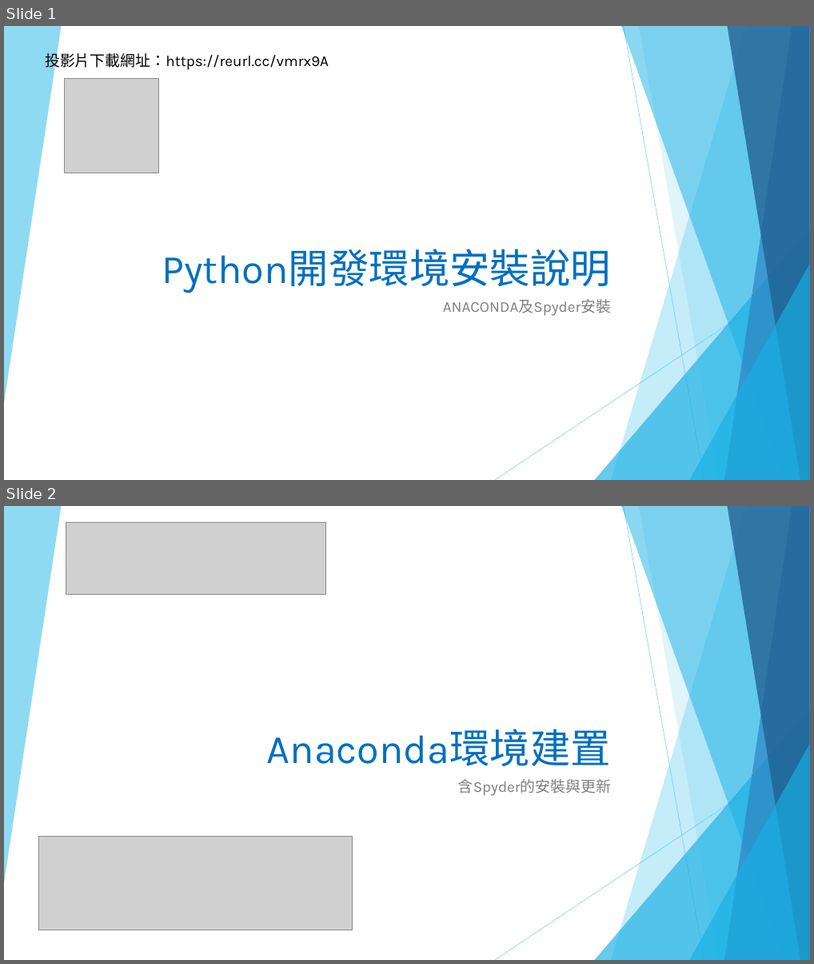
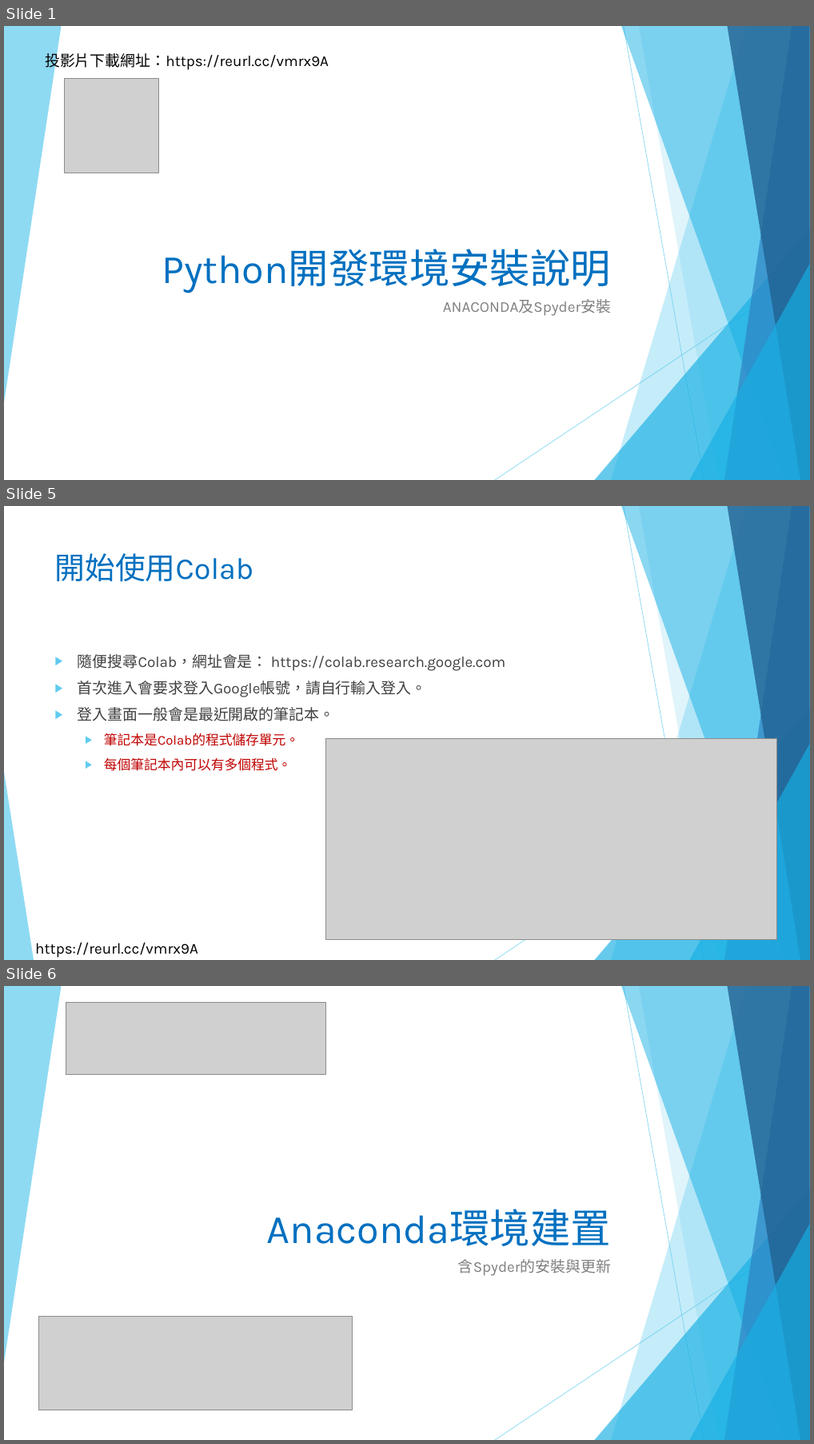
Before and after one commit to liulawsi/My_PPTs, a slide deck: LCC/Python/00c_Anaconda與Spyder環境建置.pptx. Shown one above the other, each under a label of ours: slides 1 and 2 before the commit, slides 1, 5 and 6 after it; the slides between them are not shown. The pictures are 814x964 and 814x1444 pixels, drawn with LibreOffice and Linux fonts; fonts in the diff are those of the drawing; grey boxes stand for pictures; background and template pictures are left out. Boxes give left, top, right and bottom in pixels: in the first picture for what was removed or moved away, otherwise in the second. Text is boxed around its words. In the diff, an @@ line names an element or a change of style, - is before the commit and + after.

```diff
--- a/LCC/Python/00c_Anaconda與Spyder環境建置.pptx
+++ b/LCC/Python/00c_Anaconda與Spyder環境建置.pptx
@@ slide 5 added at <box>4,506,810,960</box>, background #FFFFFF; not listed: 9 template elements that a slide beside it also shows @@
@@ title added at <box>55,553,254,582</box>, 36 pt, text #0070C0 @@
+開始使用Colab
@@ text added at <box>78,654,506,771</box>, 18 pt, text #404040 @@
+▶ 隨便搜尋Colab，網址會是： https://colab.research.google.com
+▶ 首次進入會要求登入Google帳號，請自行輸入登入。
+▶ 登入畫面一般會是最近開啟的筆記本。
+  ▶ 筆記本是Colab的程式儲存單元。
+  ▶ 每個筆記本內可以有多個程式。
@@ picture added at <box>326,738,778,939</box> @@
@@ triangle added at <box>4,772,34,960</box>, fill #5FCBEF at 70% opacity @@
@@ text added at <box>35,942,198,957</box>, 18 pt, text #000000 @@
+https://reurl.cc/vmrx9A
@@ what was slide 2 is now slide 6 @@
```
Also in this commit, not shown: 3 other slides added, 15 other files.
